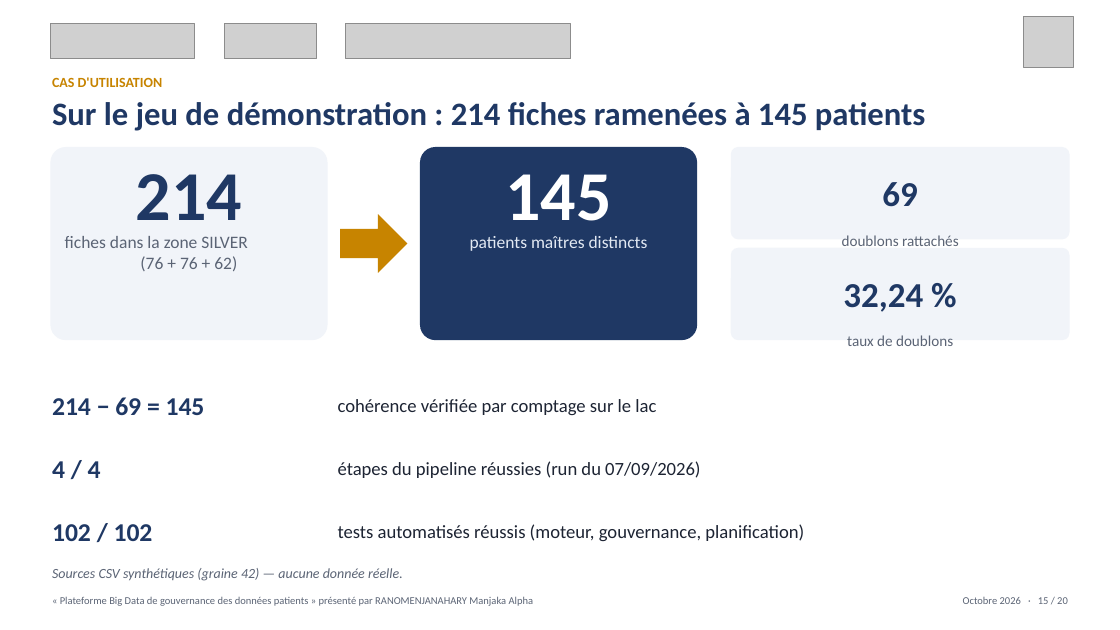
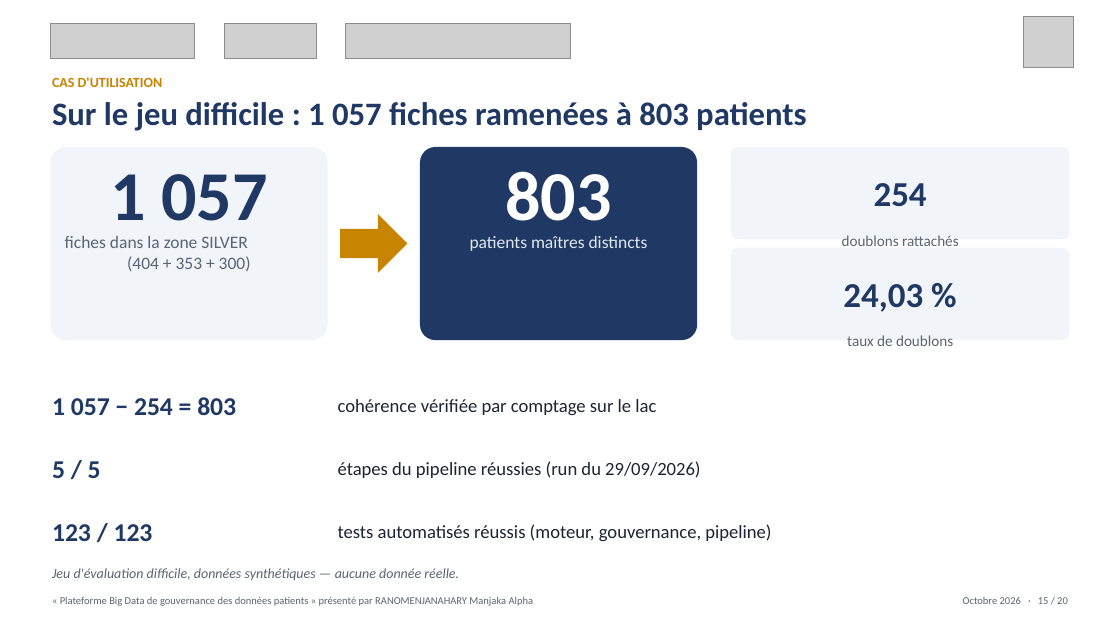
Before and after one commit to Alphamanjaka/test-big-data, a slide deck: slide 15 of documents/slide_soutenance/Soutenance_M2_MBDS_RANOMENJANAHARY.pptx. Drawn at 1120x630 pixels with LibreOffice and Linux fonts; fonts in the diff are those of the drawing; grey boxes stand for pictures. Boxes give left, top, right and bottom in pixels: in the first picture for what was removed or moved away, otherwise in the second. Text is boxed around its words. In the diff, an @@ line names an element or a change of style, - is before the commit and + after.

```diff
--- a/documents/slide_soutenance/Soutenance_M2_MBDS_RANOMENJANAHARY.pptx
+++ b/documents/slide_soutenance/Soutenance_M2_MBDS_RANOMENJANAHARY.pptx
@@ text at box(52, 102, 806, 131): text changed @@
-Sur le jeu de démonstration : 214 fiches ramenées à 145 patients
+Sur le jeu difficile : 1 057 fiches ramenées à 803 patients
@@ text at box(110, 174, 267, 237): text changed @@
-214
+1 057
@@ text at box(505, 171, 611, 237): text changed @@
-145
+803
@@ text at box(874, 183, 927, 207): text changed @@
-69
+254
@@ text at box(65, 236, 251, 271): text changed @@
-fiches dans la zone SILVER
-(76 + 76 + 62)
+fiches dans la zone SILVER
+(404 + 353 + 300)
@@ text at box(843, 284, 923, 312): text changed @@
-32,24 %
+24,03 %
@@ text at box(52, 397, 236, 415): text changed @@
-214 − 69 = 145
+1 057 − 254 = 803
@@ text at box(52, 461, 101, 478): text changed @@
-4 / 4
+5 / 5
@@ text at box(338, 461, 700, 478): text changed @@
-étapes du pipeline réussies (run du 07/09/2026)
+étapes du pipeline réussies (run du 29/09/2026)
@@ text at box(52, 524, 153, 541): text changed @@
-102 / 102
+123 / 123
@@ text at box(338, 524, 771, 541): text changed @@
-tests automatisés réussis (moteur, gouvernance, planification)
+tests automatisés réussis (moteur, gouvernance, pipeline)
@@ text at box(52, 568, 459, 580): text changed @@
-Sources CSV synthétiques (graine 42) — aucune donnée réelle.
+Jeu d'évaluation difficile, données synthétiques — aucune donnée réelle.
```
Also in this commit, not shown: 3 other slides changed, 2 other files.
